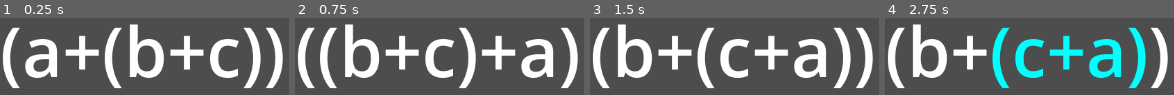
Above: before the commit, frames 1-4 (left to right).
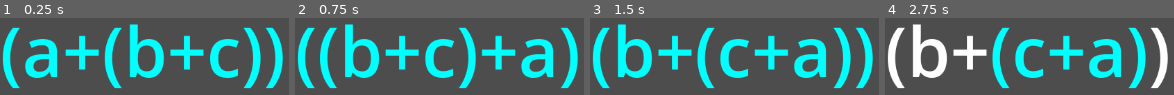
Above: after the commit, the same moments.

Repository: theoahfeldt/emperical-maths
Game: Godot game, scene res://test.tscn
Same seed, same stepped clock (60 frames per second), same inputs: the game is played once before the commit and once after it.
Inputs:
- Up to frame 1 (0.25 s): no input
- Up to frame 2 (0.75 s): tap Enter at 0.5 s; hold Right (expression_right) from 0.53 s (still down); tap Space (apply_rule) at 0.6 s
- Up to frame 3 (1.5 s): tap Tab (cycle_rule) at 0.8, 1.35 s; tap Space (apply_rule) at 1.25 s; release Right (expression_right) at 1.28 s; hold Left (expression_left) from 1.28 s (still down)
- Up to frame 4 (2.75 s): tap Down (expression_in) at 1.55, 2.1 s; tap Enter at 2 s; release Left (expression_left) at 2.03 s; hold Right (expression_right) from 2.03 s (still down); tap Up (expression_out) at 2.3 s

The runs differ from the first frame. In frame 1, 24% of the frame differs, in the area x 0-98%, y 7-93%; in frame 2, 24%; in frame 3, 24%; in frame 4, nothing differs.

Commit message:
Implement robust universal indexing of expressions

Diff:
--- /dev/null
+++ b/game/algebra/expression.gd
@@ -0,0 +1,43 @@
+extends Node2D
+
+
+const ExpressionIndexer := preload("res://algebra/expression_indexer.gd")
+const GraphicalConversion := preload("res://algebra/graphics/graphical_conversion.gd")
+
+@export var algebraic_expression: AlgebraicExpression
+
+var graphical_expression: GraphicalExpression
+
+
+func _ready() -> void:
+	$ExpressionController.base_expression = algebraic_expression
+	_set_graphics()
+	_update_selected([])
+
+
+func _set_graphics() -> void:
+	graphical_expression = GraphicalConversion.algebraic_to_graphical(
+			algebraic_expression)
+	graphical_expression.initialize()
+	add_child(graphical_expression)
+
+
+func _update_selected(selected_expression_index: Array) -> void:
+	graphical_expression.initialize()
+	var selected_expression: GraphicalExpression = ExpressionIndexer.graphical_subexpression(
+			graphical_expression, selected_expression_index)
+	selected_expression.select()
+
+
+func _update_graphics() -> void:
+	graphical_expression.queue_free()
+	_set_graphics()
+
+
+func _on_expression_controller_expression_updated(selected_expression_index) -> void:
+	_update_graphics()
+	_update_selected(selected_expression_index)
+
+
+func _on_expression_controller_selection_updated(selected_expression_index) -> void:
+	_update_selected(selected_expression_index)
--- /dev/null
+++ b/game/algebra/expression.tscn
@@ -0,0 +1,13 @@
+[gd_scene load_steps=3 format=3 uid="uid://bt45ap1aaxjfr"]
+
+[ext_resource type="Script" path="res://algebra/expression.gd" id="1_eqjtc"]
+[ext_resource type="Script" path="res://algebra/expression_controller.gd" id="2_6s60j"]
+
+[node name="Expression" type="Node2D"]
+script = ExtResource("1_eqjtc")
+
+[node name="ExpressionController" type="Node" parent="."]
+script = ExtResource("2_6s60j")
+
+[connection signal="expression_updated" from="ExpressionController" to="." method="_on_expression_controller_expression_updated"]
+[connection signal="selection_updated" from="ExpressionController" to="." method="_on_expression_controller_selection_updated"]
--- /dev/null
+++ b/game/algebra/expression_controller.gd
@@ -0,0 +1,71 @@
+class_name ExpressionController
+extends Node
+
+
+signal expression_updated(selected_expression_index)
+signal selection_updated(selected_expression_index)
+
+const ExpressionIndexer = preload("res://algebra/expression_indexer.gd")
+const Rules = preload("res://algebra/logic/rules/rules.gd")
+
+var rules = Rules.rules()
+var selected_rule_index: int = 0
+var base_expression: AlgebraicExpression
+var selected_expression_index := []
+
+
+func _process(delta: float) -> void:
+	if Input.is_action_just_pressed("expression_in"):
+		select_inner()
+	if Input.is_action_just_pressed("expression_out"):
+		select_outer()
+	if Input.is_action_just_pressed("expression_left"):
+		select_left()
+	if Input.is_action_just_pressed("expression_right"):
+		select_right()
+	if Input.is_action_just_pressed("apply_rule"):
+		apply_selected_rule()
+	if Input.is_action_just_pressed("cycle_rule"):
+		cycle_rule()
+
+
+func selected_expression() -> AlgebraicExpression:
+	return ExpressionIndexer.algebraic_subexpression(
+			base_expression, selected_expression_index)
+
+
+func select_inner() -> void:
+	ExpressionIndexer.move_index_in(base_expression, selected_expression_index)
+	selection_updated.emit(selected_expression_index)
+
+
+func select_outer() -> void:
+	ExpressionIndexer.move_index_out(selected_expression_index)
+	selection_updated.emit(selected_expression_index)
+
+
+func select_left() -> void:
+	ExpressionIndexer.move_index_left(
+			base_expression, selected_expression_index)
+	selection_updated.emit(selected_expression_index)
+
+
+func select_right() -> void:
+	ExpressionIndexer.move_index_right(
+			base_expression, selected_expression_index)
+	selection_updated.emit(selected_expression_index)
+
+
+func apply_rule(rule: AlgebraicRule) -> void:
+	if rule.applicable(selected_expression()):
+		var new = rule.apply(selected_expression())
+		selected_expression().replace(new)
+		expression_updated.emit(selected_expression_index)
+
+
+func apply_selected_rule() -> void:
+	apply_rule(rules[selected_rule_index])
+
+
+func cycle_rule() -> void:
+	selected_rule_index = (selected_rule_index + 1) % rules.size()
--- /dev/null
+++ b/game/algebra/expression_indexer.gd
@@ -0,0 +1,99 @@
+extends Node
+
+
+static func algebraic_subexpression(
+		expression: AlgebraicExpression, index: Array, _i: int = 0
+		) -> AlgebraicExpression:
+	if _i > index.size():
+		push_error("Invalid index: ", _i)
+	if _i == index.size():
+		return expression
+	if expression is AlgebraicSum:
+		return _algebraic_sum_subexpression(expression, index, _i)
+	push_error("%s has no subexpression." % expression)
+	return expression
+
+
+static func graphical_subexpression(
+		expression: GraphicalExpression, index: Array, _i: int = 0
+		) -> GraphicalExpression:
+	if _i > index.size():
+		push_error("Invalid index: ", _i)
+	if _i == index.size():
+		return expression
+	if expression is GraphicalSum:
+		return _graphical_sum_subexpression(expression, index, _i)
+	push_error("%s has no subexpression." % expression)
+	return expression
+
+
+static func move_index_left(base: AlgebraicExpression, index: Array) -> void:
+	_move_index_horizontal(base, index, -1)
+
+
+static func move_index_right(base: AlgebraicExpression, index: Array) -> void:
+	_move_index_horizontal(base, index, 1)
+
+
+static func move_index_out(index: Array) -> void:
+	index.pop_back()
+
+
+static func move_index_in(base: AlgebraicExpression, index: Array) -> void:
+	if _num_children(algebraic_subexpression(base, index)) > 0:
+		index.append(0)
+
+
+static func _algebraic_sum_subexpression(
+		sum: AlgebraicSum, index: Array, i: int
+		) -> AlgebraicExpression:
+	match index[i]:
+		0:
+			return algebraic_subexpression(sum.left_term, index, i + 1)
+		1:
+			return algebraic_subexpression(sum.right_term, index, i + 1)
+		var j:
+			push_error("Invalid index for sum: ", j)
+			return sum
+
+
+static func _graphical_sum_subexpression(
+		sum: GraphicalSum, index: Array, i: int
+		) -> GraphicalExpression:
+	match index[i]:
+		0:
+			return graphical_subexpression(sum.left_term, index, i + 1)
+		1:
+			return graphical_subexpression(sum.right_term, index, i + 1)
+		var j:
+			push_error("Invalid index for sum: ", j)
+			return sum
+
+
+static func _move_index_horizontal(
+	base: AlgebraicExpression, index: Array, movement) -> void:
+	if index.is_empty():
+		return
+	var position: int = index.pop_back()
+	var parent: AlgebraicExpression = algebraic_subexpression(base, index)
+	position = clamp(position + movement, 0, _num_children(parent))
+	_move_index_in_position(base, index, position)
+
+
+static func _move_index_in_position(
+	base: AlgebraicExpression, index: Array, position: int) -> void:
+	var expression: AlgebraicExpression = algebraic_subexpression(base, index)
+	if 0 <= position and position < _num_children(expression):
+		index.append(position)
+	else:
+		push_error(
+			"Position %d invalid for %s" % [position, expression.get_class()])
+
+
+static func _num_children(expression: AlgebraicExpression) -> int:
+	if expression is AlgebraicVariable:
+		return 0
+	if expression is AlgebraicSum:
+		return 2
+	push_error("Method not implemented for: ", expression.get_class())
+	return 0
--- a/game/algebra/graphics/graphical_expression.gd
+++ b/game/algebra/graphics/graphical_expression.gd
@@ -7,16 +7,10 @@
 @export var default_color := Color.WHITE
 @export var selected_color := Color.AQUA
 
-var _is_selected := false
-var _just_selected := false
+
+func select() -> void:
+	set_color(selected_color)
 
 
-func _process(delta: float) -> void:
-	if _just_selected:
-		set_color(selected_color)
-		_just_selected = false
-
-
-func select() -> void:
-	_is_selected = true
-	_just_selected = true
+func initialize() -> void:
+	set_color(default_color)
--- a/game/algebra/logic/expression_controller.gd
+++ /dev/null
@@ -1,70 +0,0 @@
-class_name ExpressionController
-extends Node
-
-
-signal expression_updated
-
-const Rules = preload("res://algebra/logic/rules/rules.gd")
-
-var selected_expression: AlgebraicExpression
-var selected_stack := []
-var rules = Rules.rules()
-var selected_rule_index: int = 0
-
-
-func _process(delta: float) -> void:
-	if Input.is_action_just_pressed("expression_in"):
-		select_inner()
-	if Input.is_action_just_pressed("expression_out"):
-		select_outer()
-	if Input.is_action_just_pressed("expression_left"):
-		select_left()
-	if Input.is_action_just_pressed("expression_right"):
-		select_right()
-	if Input.is_action_just_pressed("apply_rule"):
-		apply_selected_rule()
-	if Input.is_action_just_pressed("cycle_rule"):
-		cycle_rule()
-
-
-func select(expression: AlgebraicExpression) -> void:
-	selected_expression.is_selected = false
-	expression.is_selected = true
-	selected_expression = expression
-	expression_updated.emit()
-
-
-func select_inner() -> void:
-	if selected_expression is AlgebraicSum:
-		selected_stack.append(selected_expression)
-		select(selected_expression.left_term)
-
-
-func select_outer() -> void:
-	if selected_stack.size() > 0:
-		select(selected_stack.pop_back())
-
-
-func select_left() -> void:
-	if selected_stack.size() > 0:
-		select(selected_stack.back().left_term)
-
-
-func select_right() -> void:
-	if selected_stack.size() > 0:
-		select(selected_stack.back().right_term)
-
-
-func apply_rule(rule: AlgebraicRule) -> void:
-	if rule.applicable(selected_expression):
-		var new = rule.apply(selected_expression)
-		selected_expression.replace(new)
-		expression_updated.emit()
-
-
-func apply_selected_rule() -> void:
-	apply_rule(rules[selected_rule_index])
-
-
-func cycle_rule() -> void:
-	selected_rule_index = (selected_rule_index + 1) % rules.size()
--- a/game/expression.gd
+++ /dev/null
@@ -1,28 +0,0 @@
-extends Node2D
-
-
-const GraphicalConversion := preload("res://algebra/graphics/graphical_conversion.gd")
-
-@export var algebraic_expression: AlgebraicExpression
-
-var graphical_expression: GraphicalExpression
-
-
-func _ready() -> void:
-	$ExpressionController.selected_expression = algebraic_expression
-	_set_graphics()
-
-
-func _set_graphics() -> void:
-	graphical_expression = GraphicalConversion.algebraic_to_graphical(
-			algebraic_expression)
-	add_child(graphical_expression)
-
-
-func _update_graphics() -> void:
-	graphical_expression.queue_free()
-	_set_graphics()
-
-
-func _on_expression_controller_expression_updated() -> void:
-	_update_graphics()
--- a/game/expression.tscn
+++ /dev/null
@@ -1,12 +0,0 @@
-[gd_scene load_steps=3 format=3 uid="uid://bt45ap1aaxjfr"]
-
-[ext_resource type="Script" path="res://expression.gd" id="1_b1ri8"]
-[ext_resource type="Script" path="res://algebra/logic/expression_controller.gd" id="1_p6os3"]
-
-[node name="Expression" type="Node2D"]
-script = ExtResource("1_b1ri8")
-
-[node name="ExpressionController" type="Node" parent="."]
-script = ExtResource("1_p6os3")
-
-[connection signal="expression_updated" from="ExpressionController" to="." method="_on_expression_controller_expression_updated"]
--- a/game/test.tscn
+++ b/game/test.tscn
@@ -3,7 +3,7 @@
 [ext_resource type="Script" path="res://test.gd" id="1_kljmg"]
 [ext_resource type="Script" path="res://algebra/logic/expressions/algebraic_sum.gd" id="2_v0oty"]
 [ext_resource type="Script" path="res://algebra/logic/expressions/algebraic_variable.gd" id="3_hamqr"]
-[ext_resource type="PackedScene" uid="uid://bt45ap1aaxjfr" path="res://expression.tscn" id="4_rqnef"]
+[ext_resource type="PackedScene" uid="uid://bt45ap1aaxjfr" path="res://algebra/expression.tscn" id="4_rqnef"]
 
 [node name="Test" type="Node2D"]
 script = ExtResource("1_kljmg")
